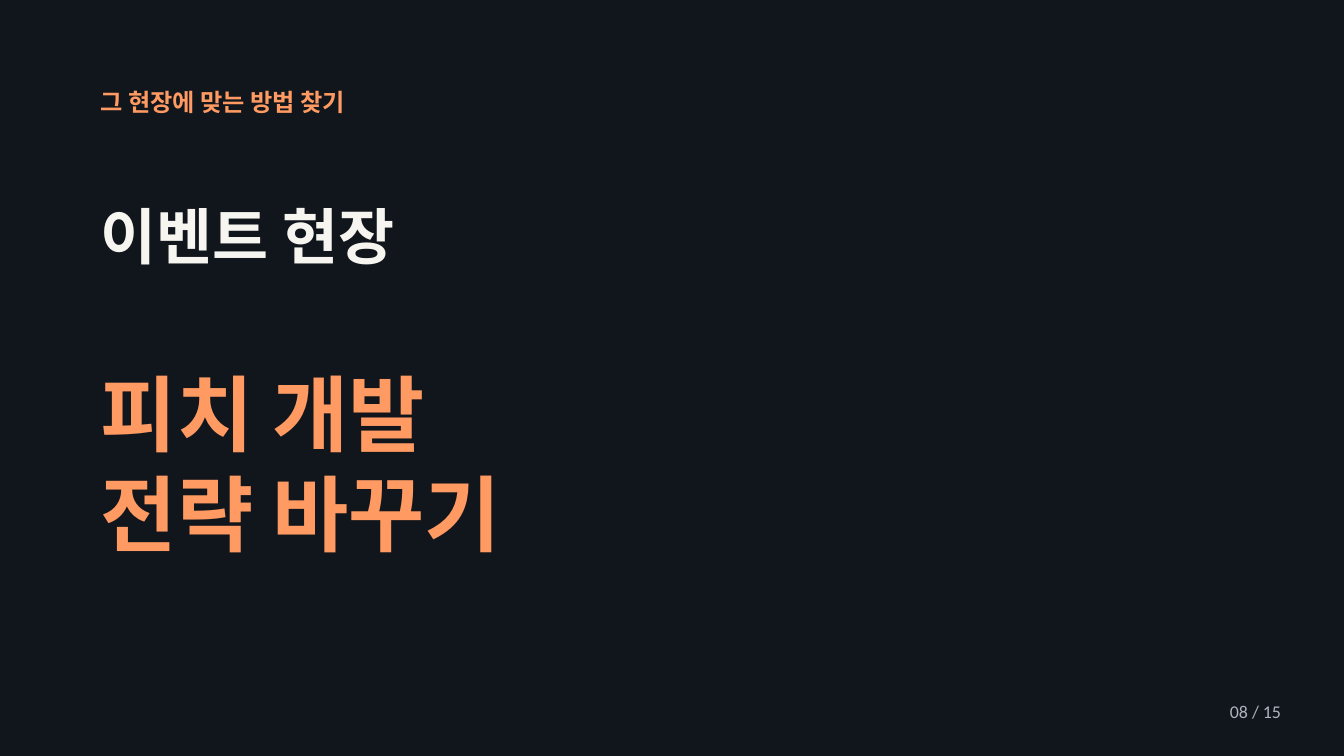
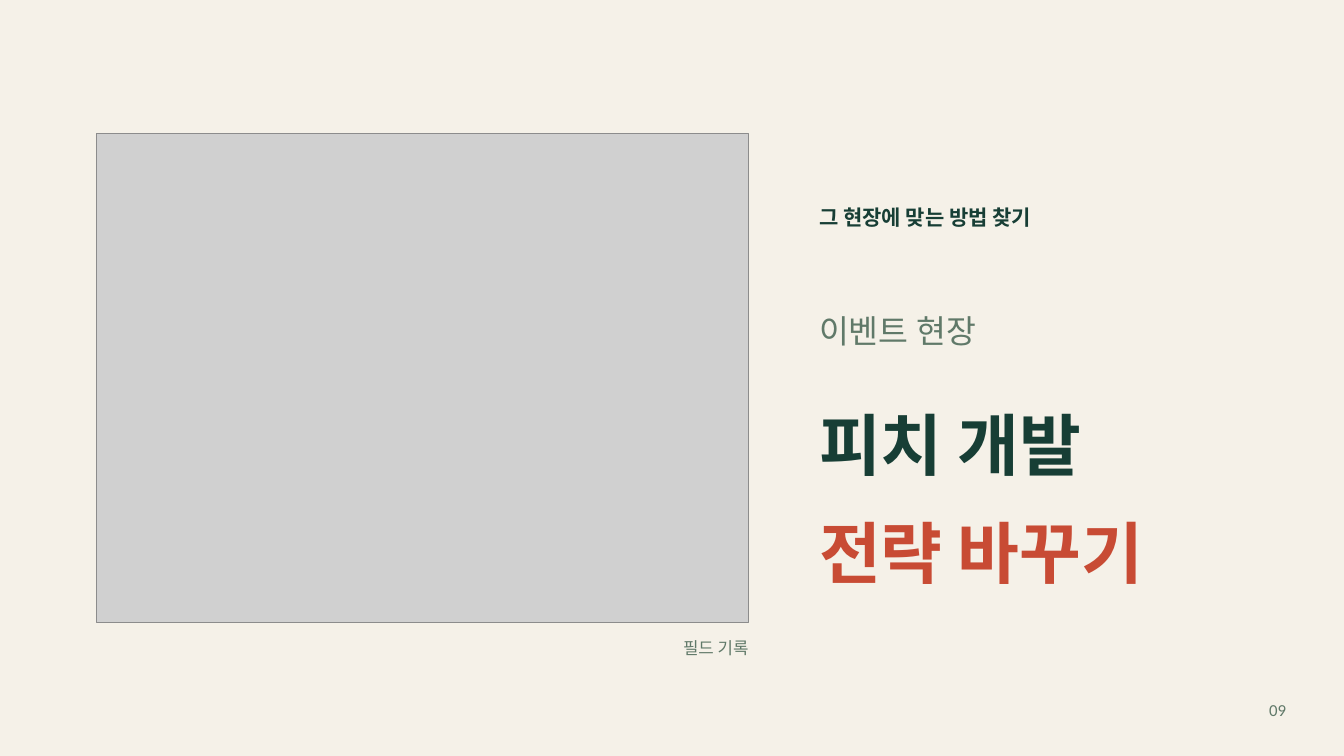
Before and after one commit to jaeyoung5178-bot/Presence, a slide deck: slide 9 of education/mentality/nozero400/NoZero-400Days.pptx (slide 8 before the commit). Drawn at 1344x756 pixels with LibreOffice and Linux fonts; fonts in the diff are those of the drawing; grey boxes stand for pictures. Boxes give left, top, right and bottom in pixels: in the first picture for what was removed or moved away, otherwise in the second. Text is boxed around its words. In the diff, an @@ line names an element or a change of style, - is before the commit and + after.

```diff
--- a/education/mentality/nozero400/NoZero-400Days.pptx
+++ b/education/mentality/nozero400/NoZero-400Days.pptx
@@ background #11151C to #F5F1E8 @@
@@ picture added at [97,133,749,622] @@
@@ text "그 현장에 맞는 방법 찾기": place and size @@
-text "그 현장에 맞는 방법 찾기" at [101,90,346,113]
+text "그 현장에 맞는 방법 찾기" at [819,207,1032,227]
@@ text "그 현장에 맞는 방법 찾기" at [819,207,1032,227]: size 17.2 to 15 pt, text colour #FF9B62 to #173E35 @@
@@ text "이벤트 현장": place and size @@
-text "이벤트 현장" at [101,208,395,265]
+text "이벤트 현장" at [819,316,976,346]
@@ text "이벤트 현장" at [819,316,976,346]: size 43.5 to 23.2 pt, text colour #F7F5F0 to #607969, bold off @@
@@ text at [101,375,424,453]: paragraph removed @@
-피치 개발
@@ text added at [819,413,1082,476], 48 pt, text #173E35, bold @@
+피치 개발
@@ text "전략 바꾸기": place and size @@
-text "전략 바꾸기" at [101,375,501,553]
+text "전략 바꾸기" at [819,521,1143,584]
@@ text "전략 바꾸기" at [819,521,1143,584]: size 59.2 to 48 pt, text colour #FF9B62 to #C84B34 @@
@@ text added at [683,640,749,655], 12 pt, text #607969 @@
+필드 기록
@@ text removed at [1230,706,1281,718] @@
-08 / 15
@@ text added at [1269,705,1286,716], 12 pt, text #607969 @@
+09
```
Also in this commit, not shown: 14 other slides changed, 1 slide added, 18 other files.
